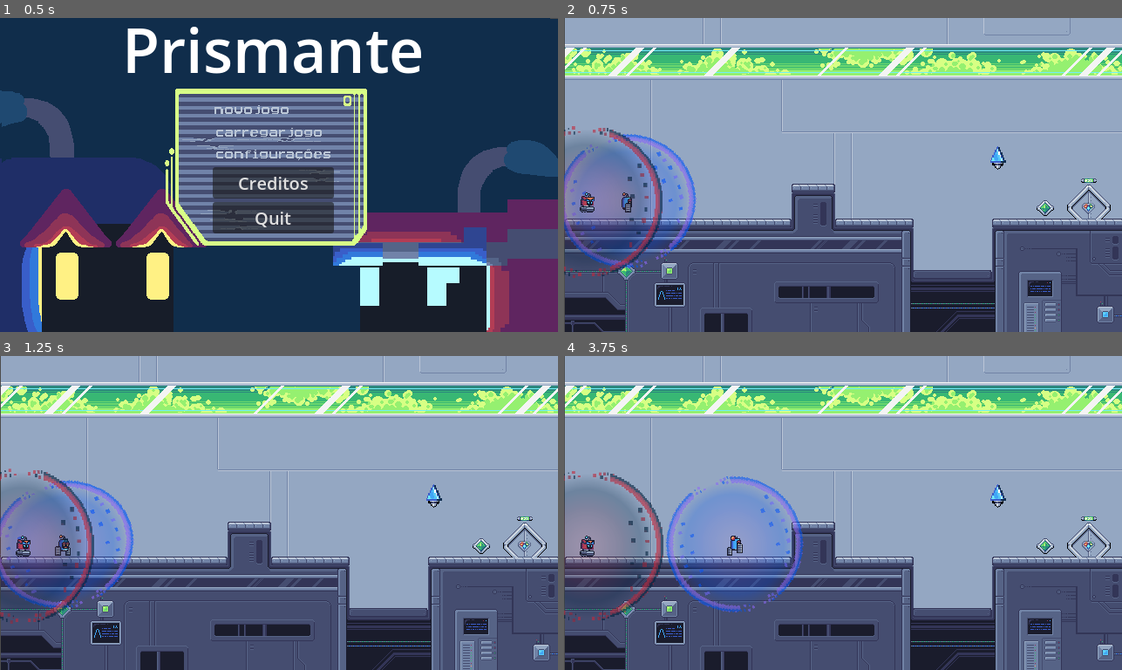
Above: before the commit, frames 1-4 (two rows, left to right).
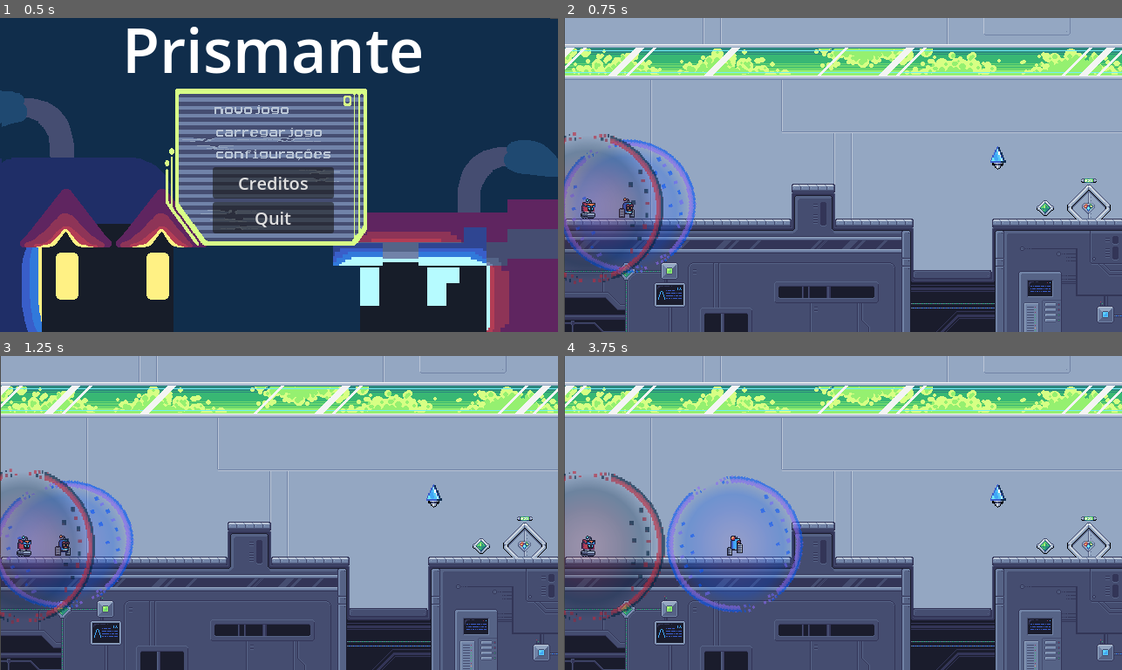
Above: after the commit, the same moments.

Repository: gdp-ufrj/Nut-Bolt
Game: Godot game, scene res://Cenas/UI/menu.tscn
Same seed, same stepped clock (60 frames per second), same inputs: the game is played once before the commit and once after it.
Inputs (mouse positions are in pixels of both pictures, inside the frame that each line leads up to):
- Up to frame 1 (0.5 s): no input
- Up to frame 2 (0.75 s): click (837, 109) at 0.5 s
- Up to frame 3 (1.25 s): no input
- Up to frame 4 (3.75 s): tap Enter (interagir) at 1.25, 1.35, 2.85 s; hold Right (ui_right) 1.28-2.78 s; tap Up (ui_up) at 1.52, 2.27 s; tap Shift (toggle_grudar) at 2.1, 3.6 s; hold Left (ui_left) 2.78-3.53 s; hold Right (ui_right) from 3.53 s (still down)

Frame 1 is identical in both runs. In frame 2, 3.3% of the frame differs, in the area x 0-24%, y 34-85%; in frame 3, 0.5%; in frame 4, 0.7%.

Commit message:
fades para reinicio e transicao de fases

Diff:
--- a/plataform-2d-godot/Cenas/Niveis/tutorial_1.tscn
+++ b/plataform-2d-godot/Cenas/Niveis/tutorial_1.tscn
@@ -82,10 +82,10 @@
 texture = ExtResource("2_pv42o")
 
 [node name="player_1_spawn" type="Marker2D" parent="."]
-position = Vector2(72, 196)
+position = Vector2(72, 219)
 
 [node name="player_2_spawn" type="Marker2D" parent="."]
-position = Vector2(26, 196)
+position = Vector2(27, 219)
 
 [node name="Porta" parent="." instance=ExtResource("3_4dw7u")]
 z_index = -1
--- a/plataform-2d-godot/Cenas/Niveis/tutorial_2.tscn
+++ b/plataform-2d-godot/Cenas/Niveis/tutorial_2.tscn
@@ -184,10 +184,10 @@
 position = Vector2(577, 67)
 
 [node name="player_1_spawn" type="Marker2D" parent="."]
-position = Vector2(40, 236)
+position = Vector2(40, 301)
 
 [node name="player_2_spawn" type="Marker2D" parent="."]
-position = Vector2(93, 236)
+position = Vector2(93, 301)
 
 [node name="plataforma" type="AnimatableBody2D" parent="."]
 position = Vector2(-19, 134)
--- a/plataform-2d-godot/Cenas/game_controller.tscn
+++ b/plataform-2d-godot/Cenas/game_controller.tscn
@@ -6,6 +6,74 @@
 [ext_resource type="Texture2D" uid="uid://b5bmv3ct5ei10" path="res://Sprites/Players/feixeconexao.png" id="4_dg2gn"]
 [ext_resource type="PackedScene" uid="uid://sf2d4svmqmvo" path="res://Cenas/UI/pause_menu.tscn" id="5_dg2gn"]
 [ext_resource type="Script" uid="uid://c5hky83cd8lir" path="res://Scripts/conexao_players.gd" id="6_dg2gn"]
+
+[sub_resource type="Animation" id="Animation_i7hoh"]
+length = 0.001
+tracks/0/type = "value"
+tracks/0/imported = false
+tracks/0/enabled = true
+tracks/0/path = NodePath("Fade-in_Fade-out:color")
+tracks/0/interp = 1
+tracks/0/loop_wrap = true
+tracks/0/keys = {
+"times": PackedFloat32Array(0),
+"transitions": PackedFloat32Array(1),
+"update": 0,
+"values": [Color(0, 0, 0, 0)]
+}
+
+[sub_resource type="Animation" id="Animation_1ob22"]
+resource_name = "fade_out"
+tracks/0/type = "value"
+tracks/0/imported = false
+tracks/0/enabled = true
+tracks/0/path = NodePath("Fade-in_Fade-out:color")
+tracks/0/interp = 1
+tracks/0/loop_wrap = true
+tracks/0/keys = {
+"times": PackedFloat32Array(0, 0.5),
+"transitions": PackedFloat32Array(1, 1),
+"update": 0,
+"values": [Color(0, 0, 0, 1), Color(0, 0, 0, 0)]
+}
+
+[sub_resource type="Animation" id="Animation_dg2gn"]
+resource_name = "fade_in"
+tracks/0/type = "value"
+tracks/0/imported = false
+tracks/0/enabled = true
+tracks/0/path = NodePath("Fade-in_Fade-out:color")
+tracks/0/interp = 1
+tracks/0/loop_wrap = true
+tracks/0/keys = {
+"times": PackedFloat32Array(0, 0.5),
+"transitions": PackedFloat32Array(1, 1),
+"update": 0,
+"values": [Color(0, 0, 0, 0), Color(0, 0, 0, 1)]
+}
+
+[sub_resource type="Animation" id="Animation_xejwn"]
+resource_name = "trocar_fase"
+tracks/0/type = "value"
+tracks/0/imported = false
+tracks/0/enabled = true
+tracks/0/path = NodePath("Fade-in_Fade-out:color")
+tracks/0/interp = 1
+tracks/0/loop_wrap = true
+tracks/0/keys = {
+"times": PackedFloat32Array(0, 1),
+"transitions": PackedFloat32Array(1, 1),
+"update": 0,
+"values": [Color(0, 0, 0, 0), Color(0, 0, 0, 1)]
+}
+
+[sub_resource type="AnimationLibrary" id="AnimationLibrary_1ob22"]
+_data = {
+&"RESET": SubResource("Animation_i7hoh"),
+&"fade_in": SubResource("Animation_dg2gn"),
+&"fade_out": SubResource("Animation_1ob22"),
+&"trocar_fase": SubResource("Animation_xejwn")
+}
 
 [node name="Game Controller" type="Node"]
 script = ExtResource("1_b7awa")
@@ -29,5 +97,17 @@
 
 [node name="Pause_menu" parent="." instance=ExtResource("5_dg2gn")]
 
+[node name="Fade-in_Fade-out" type="ColorRect" parent="."]
+z_index = 10
+offset_right = 643.0
+offset_bottom = 365.0
+color = Color(0, 0, 0, 0)
+
+[node name="AnimationPlayer" type="AnimationPlayer" parent="."]
+libraries = {
+&"": SubResource("AnimationLibrary_1ob22")
+}
+
 [connection signal="restart" from="." to="Players/player_1" method="_on_game_controller_restart"]
 [connection signal="restart" from="." to="Players/player_2" method="_on_game_controller_restart"]
+[connection signal="animation_finished" from="AnimationPlayer" to="." method="_on_animation_player_animation_finished"]
--- a/plataform-2d-godot/Scripts/Entes/player_2.gd
+++ b/plataform-2d-godot/Scripts/Entes/player_2.gd
@@ -140,7 +140,6 @@
 		if Input.is_action_pressed("ui_left_WASD") or Input.is_action_pressed("ui_right_WASD"):
 			gravity = 980
 			velocity.y = -velocity.y
-
 #endregion
 
 #region conexao
@@ -183,10 +182,9 @@
 
 func _on_game_controller_restart() -> void:
 	conectar()
-
-#endregion
-
-#Animação
+#endregion
+
+#region animacao
 func setAnimation(direction):
 #Anim desativado
 	if esta_desativado:
@@ -203,3 +201,4 @@
 	elif  Input.is_action_pressed("ui_down_WASD"): animation.play("Parede Descendo")
 	elif  Input.is_action_pressed("ui_right_WASD"): animation.play("Corrida")
 	else: animation.play("Idle")
+#endregion
--- a/plataform-2d-godot/Scripts/Entes/porta.gd
+++ b/plataform-2d-godot/Scripts/Entes/porta.gd
@@ -5,11 +5,13 @@
 var players_in_area: Array = []
 var ja_tocou = false
 var animacao_terminou = false
+var chamou_transicao = false
 
 func _process(delta: float) -> void:
-	if has_both_players() and animacao_terminou:
-		get_tree().get_root().get_node("Game Controller").go_to_next_level()
-
+	if not chamou_transicao:
+		if has_both_players() and animacao_terminou:
+			get_tree().get_root().get_node("Game Controller").animacao_transicao()
+			chamou_transicao = true
 
 func _on_body_entered(body):
 	if body.name == "player_1" or body.name == "player_2":
--- a/plataform-2d-godot/Scripts/game_controller.gd
+++ b/plataform-2d-godot/Scripts/game_controller.gd
@@ -29,10 +29,21 @@
 			$Pause_menu.hide_pause_menu()
 		else:
 			$Pause_menu.show_pause_menu()
+	elif Input.is_action_just_pressed("restart") and not get_tree().paused:
+		$AnimationPlayer.play("fade_in")
 
-	elif Input.is_action_just_pressed("restart") and not get_tree().paused:
+# funcao chamada quando fade_in acaba e para animacao de troca de fase
+func _on_animation_player_animation_finished(anim_name: StringName) -> void:
+	if anim_name == "fade_in":
 		restart_level()
 		restart.emit()
+		$AnimationPlayer.play("fade_out")
+	if anim_name == "trocar_fase":
+		go_to_next_level()
+		$AnimationPlayer.play("fade_out")
+
+func animacao_transicao():
+	$AnimationPlayer.play("trocar_fase")
 
 #Funcao para avancar para o proximo nivel
 func go_to_next_level():
Not shown: 1 places in plataform-2d-godot/Cenas/game_controller.tscn that only renumber resources
